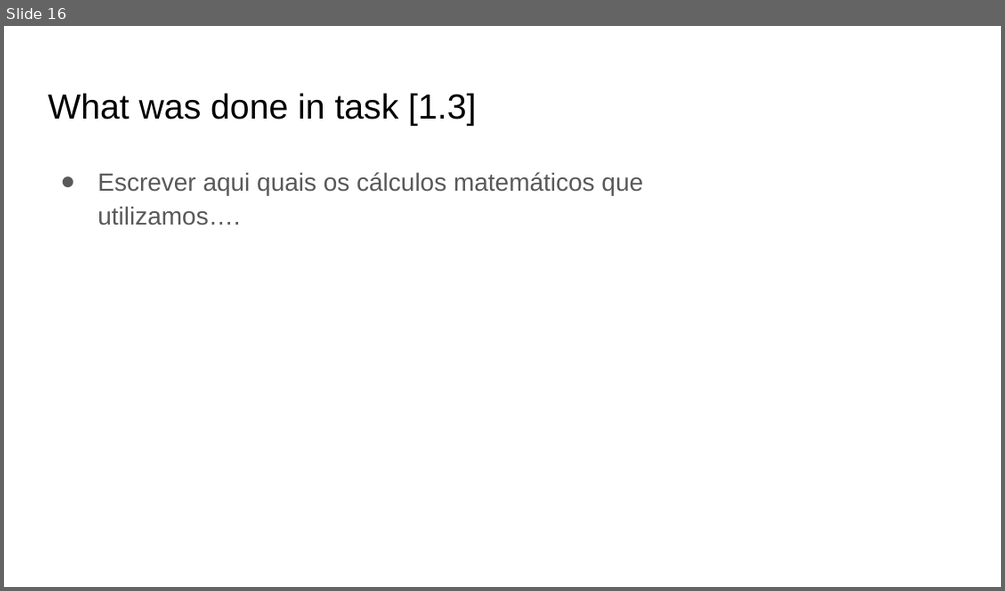
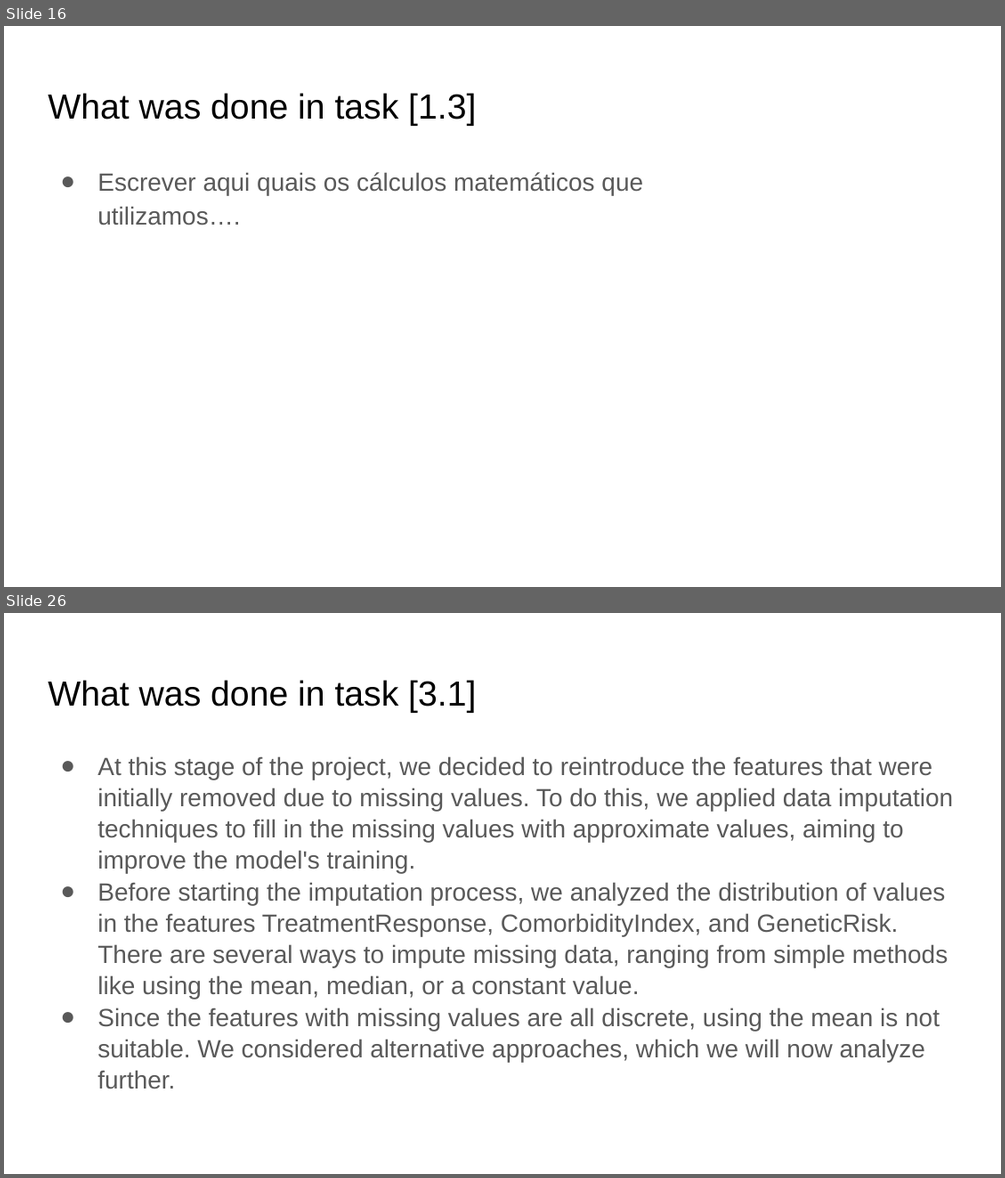
Before and after one commit to PedroFPeralta/FCT-ML-Nova-PRS2, a slide deck: ML@NOVA Team PRS.pptx. Shown one above the other, each under a label of ours: slide 16 before the commit, slides 16 and 26 after it; the slides between them are not shown. The pictures are 1005x591 and 1005x1178 pixels, drawn with LibreOffice and Linux fonts; fonts in the diff are those of the drawing. Boxes give left, top, right and bottom in pixels: in the first picture for what was removed or moved away, otherwise in the second. Text is boxed around its words. In the diff, an @@ line names an element or a change of style, - is before the commit and + after.

```diff
--- a/ML@NOVA Team PRS.pptx
+++ b/ML@NOVA Team PRS.pptx
@@ slide 26 added at [4, 613, 1001, 1174], background #FFFFFF @@
@@ title added at [48, 680, 476, 713], 25.2 pt, text #000000 @@
+What was done in task [3.1]
@@ text added at [97, 756, 953, 1089], 18 pt, text #595959 @@
+● At this stage of the project, we decided to reintroduce the features that were initially removed due to missing values. To do this, we applied data imputation techniques to fill in the missing values with approximate values, aiming to improve the model's training.
+● Before starting the imputation process, we analyzed the distribution of values in the features TreatmentResponse, ComorbidityIndex, and GeneticRisk. There are several ways to impute missing data, ranging from simple methods like using the mean, median, or a constant value.
+● Since the features with missing values are all discrete, using the mean is not suitable. We considered alternative approaches, which we will now analyze further.
```
Also in this commit, not shown: 3 slides changed, 38 other slides added, 26 slides removed.
